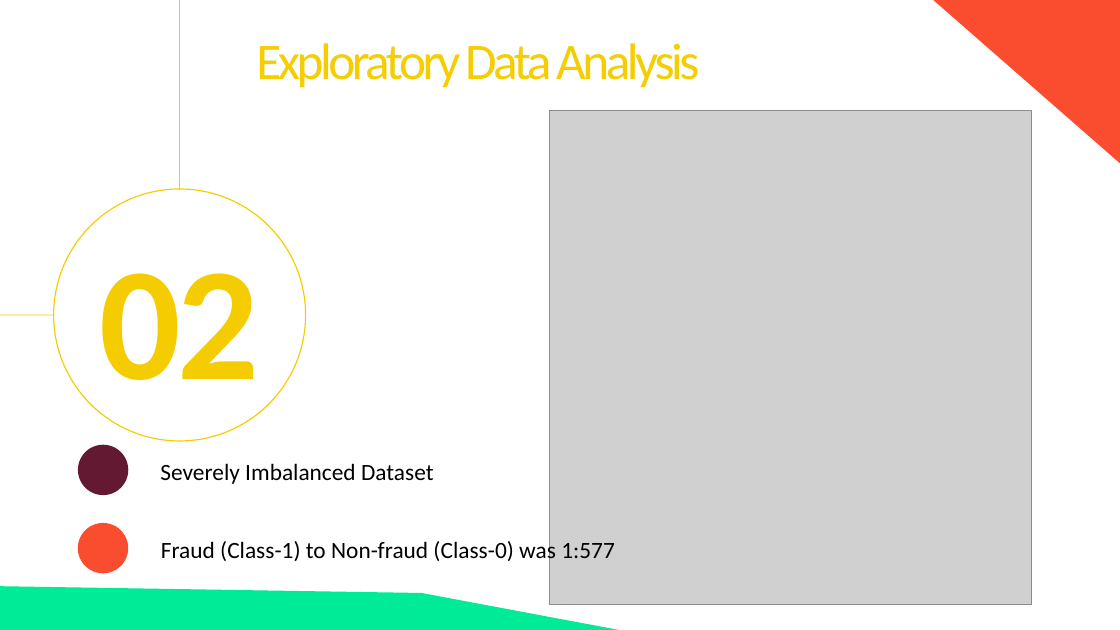
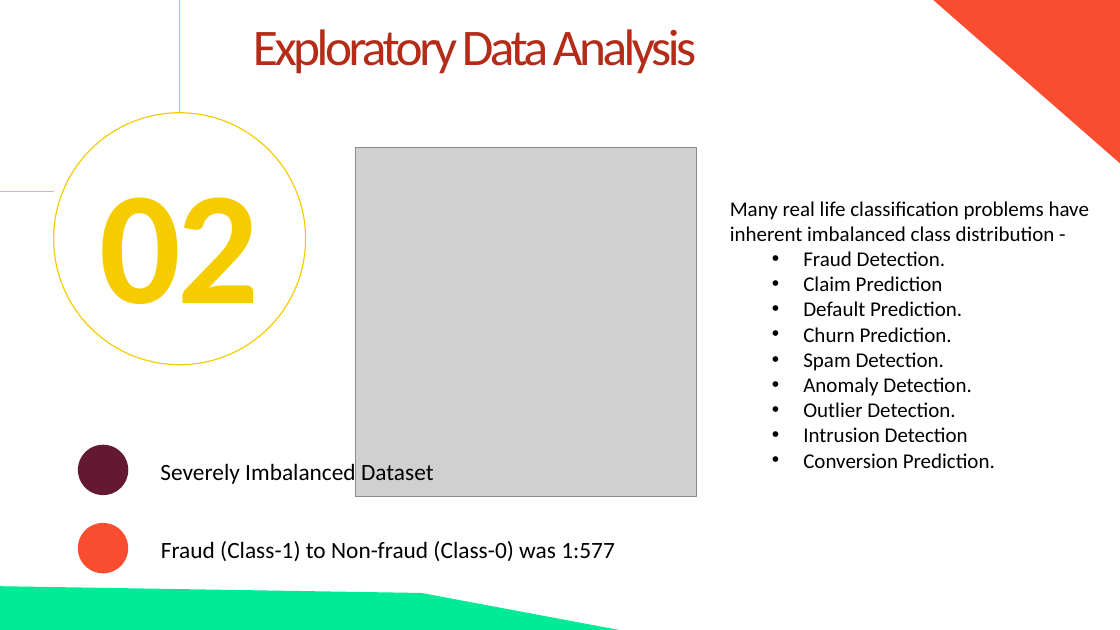
Before and after one commit to fbrowther/Detecting-Fraudulent-Credit-Card-Transactions-Using-Machine-Learning, a slide deck: slide 5 of CreditCardTransactions-Project4Group4.pptx. Drawn at 1120x630 pixels with LibreOffice and Linux fonts; fonts in the diff are those of the drawing; grey boxes stand for pictures. Boxes give left, top, right and bottom in pixels: in the first picture for what was removed or moved away, otherwise in the second. Text is boxed around its words. In the diff, an @@ line names an element or a change of style, - is before the commit and + after.

```diff
--- a/CreditCardTransactions-Project4Group4.pptx
+++ b/CreditCardTransactions-Project4Group4.pptx
@@ text "Exploratory Data Analysis": place and size @@
-text "Exploratory Data Analysis" at box(256, 43, 699, 88)
+text "Exploratory Data Analysis" at box(253, 29, 696, 74)
@@ text "Exploratory Data Analysis" at box(253, 29, 696, 74): text colour #F5CD00 to #B42B18 @@
@@ line moved from (180, 0) - (180, 189) to (180, 0) - (180, 113) @@
@@ ellipse: place and size @@
-ellipse at box(54, 189, 306, 441)
+ellipse at box(54, 113, 306, 365)
@@ text "02": place and size @@
-text "02" at box(100, 273, 260, 416)
+text "02" at box(100, 197, 260, 340)
@@ picture: place and size @@
-picture at box(549, 111, 1032, 605)
+picture at box(356, 148, 697, 497)
@@ line moved from (54, 315) - (0, 315) to (54, 191) - (0, 191) @@
@@ text added at box(730, 201, 1089, 468), 18 pt, text #000000 @@
+Many real life classification problems have inherent imbalanced class distribution -
+  • Fraud Detection.
+  • Claim Prediction
+  • Default Prediction.
+  • Churn Prediction.
+  • Spam Detection.
+  • Anomaly Detection.
+  • Outlier Detection.
+  • Intrusion Detection
+  • Conversion Prediction.
```
Also in this commit, not shown: 4 other slides changed, 1 slide added, 8 slides removed, 2 other files.
